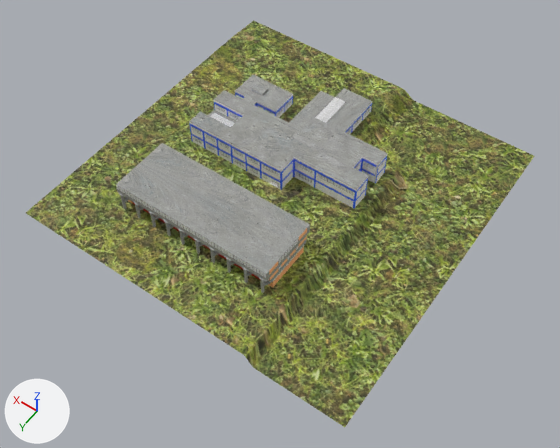
The OBJ model MAC420_ComputacaoGrafica/EP2/Models/IMEblocoB.obj as it was, and as the next commit left it.
Both versions are drawn from a 50 mm camera at (-23.5, 30.6, 46.1) aimed at (-1.7, 0.1, -1.8). Arrows for +X, +Y and +Z are at lower left; the lights stay in place. Where no turn or scale is listed for an object, it has been applied to the vertices. Vertices at the same position are counted once.

Script lines for the objects in view, before the commit:
```python
me_imeblocob = bpy.data.meshes.new('IMEblocoB')
me_imeblocob.from_pydata(...)  # 10356 vertices, 11914 faces; spans x -15.0..14.0, y -17.5..11.6, z -1.1..2.4
me_imeblocob.materials.append(mat_blueconcretemat_blueconcrete_tga)  # picture img_blueconcrete_tga
me_imeblocob.materials.append(mat_material_002)  # light grey #d1d1d1
me_imeblocob.materials.append(mat_whiteconcretemat_whiteconcrete_tga)  # picture img_whiteconcrete_tga
me_imeblocob.materials.append(mat_concretemat_concrete_tga)  # picture img_concrete_tga
me_imeblocob.materials.append(mat_concretemat)  # picture img_concrete_tga
me_imeblocob.materials.append(mat_windowmat_001_window_tga)  # picture img_window_tga
me_imeblocob.materials.append(mat_material_001_concrete_tga)  # picture img_concrete_tga
me_imeblocob.materials.append(mat_material_001)  # light grey #d1d1d1
me_imeblocob.materials.append(mat_windowmat_window_tga)  # picture img_window_tga
me_imeblocob.materials.append(mat_redwall_redconcrete_tga)  # picture img_redconcrete_tga
me_imeblocob.materials.append(mat_concretewall_concrete_tga)  # picture img_concrete_tga
me_imeblocob.materials.append(mat_beigewall_beigeconcrete_tga)  # picture img_beigeconcrete_tga
me_imeblocob.materials.append(mat_material_concrete_tga)  # picture img_concrete_tga
me_imeblocob.materials.append(mat_grassmat_grass_tga)  # picture img_grass_tga
ob_imeblocob = bpy.data.objects.new('IMEblocoB', me_imeblocob)
ob_imeblocob.location = (0.0, 0.0, 0.0)
```
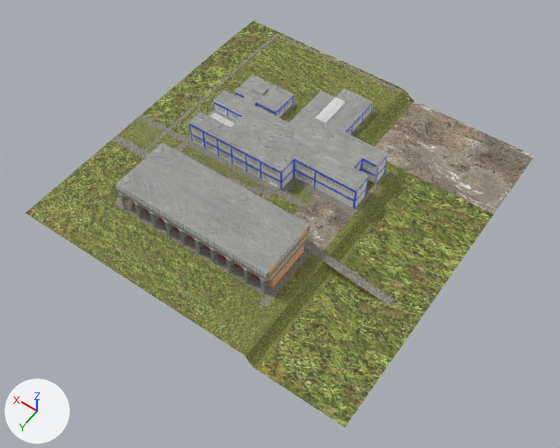
The change in detail:
Picture 'concreteParking.tga' (img_concreteparking_tga) is new.
Picture 'concretePath.tga' (img_concretepath_tga) is new.
Material 'ParkingMat_concreteParking.tga' (mat_parkingmat_concreteparking_tga) is new.
Its texture is img_concreteparking_tga.
Its roughness is 0.69.
Material 'ConcretePathMat_concretePath.tga' (mat_concretepathmat_concretepath_tga) is new.
Its texture is img_concretepath_tga.
Its roughness is 0.69.
me_imeblocob is used by ob_imeblocob; location (0.0, 0.0, 0.0).
me_imeblocob had 10356 vertices, 11914 faces and spanned x -15.0..14.0, y -17.5..11.6, z -1.1..2.4.
me_imeblocob now has 6402 vertices, 8893 faces and spans x -15.0..14.0, y -17.5..11.6, z -1.1..2.4.
me_imeblocob part 1: 3957 vertices removed from x -14.7..11.1, y -16.7..11.2, z -1.1..0.2; 3 vertices added at x -12.7, y 1.4..2.1, z -1.1.
me_imeblocob part 2: 1717 kept faces spanning x -15.0..14.0, y -17.5..11.6, z -1.1..1.5 get new texture (UV) coordinates.
me_imeblocob part 3: 674 faces spanning x -7.1..14.0, y -17.2..7.7, z -0.4..-0.1 switch from mat_grassmat_grass_tga (picture img_grass_tga) to mat_concretepathmat_concretepath_tga (picture img_concretepath_tga).
me_imeblocob part 4: 126 faces spanning x -15.0..-3.7, y -17.5..-9.9, z -1.1 switch from mat_grassmat_grass_tga (picture img_grass_tga) to mat_parkingmat_concreteparking_tga (picture img_concreteparking_tga).

Where the change shows, as pixel boxes (x1, y1, x2, y2) in the pictures (560 x 448 px):
part 1 of me_imeblocob, cut back: before (26, 37, 494, 427); after (324, 256, 425, 322)
part 2 of me_imeblocob, surface changed: (239, 32, 415, 370) in both
part 3 of me_imeblocob, recoloured (yellow to grey): (112, 34, 403, 307) in both
part 4 of me_imeblocob, recoloured: (374, 101, 534, 214) in both
